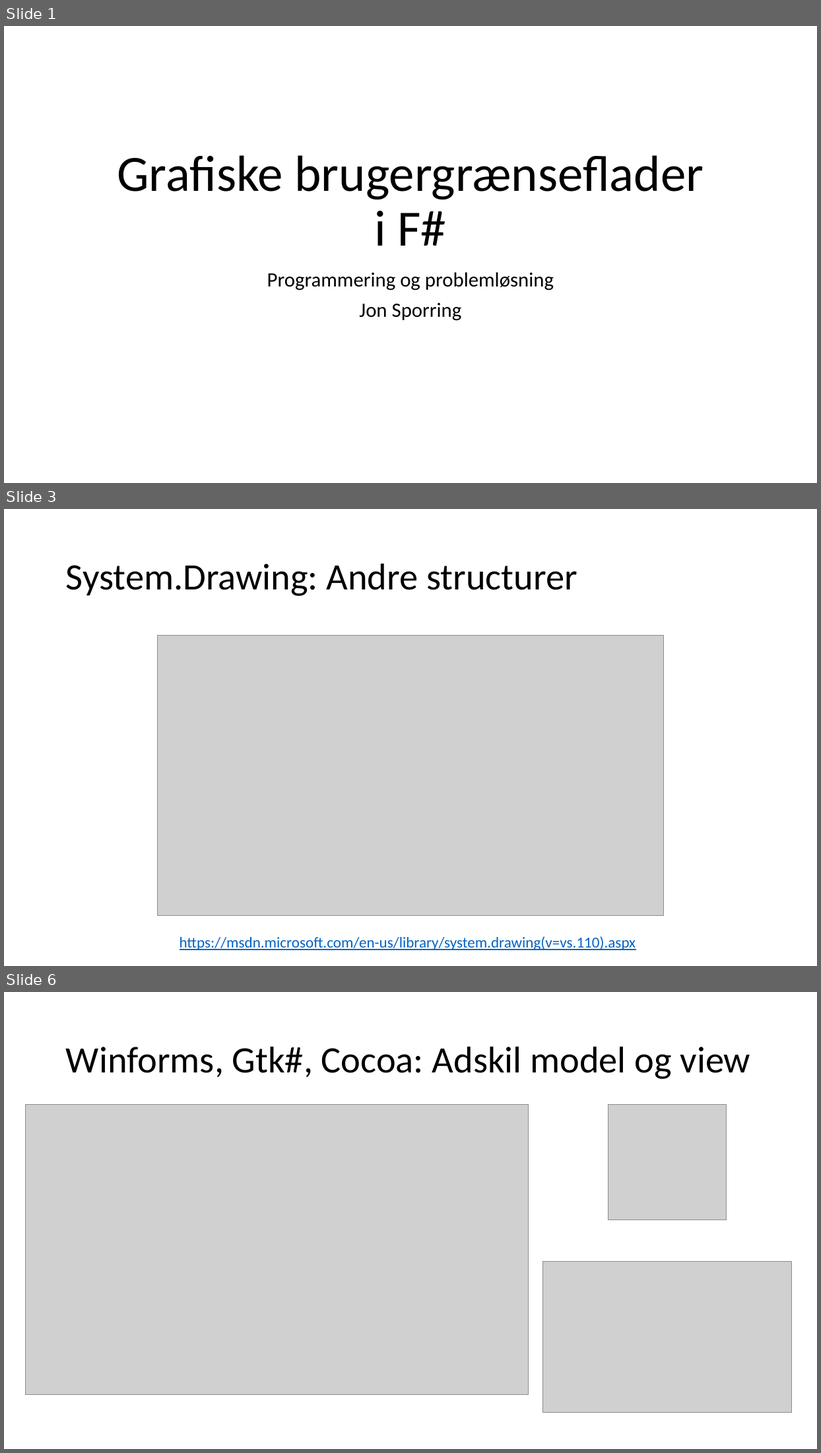
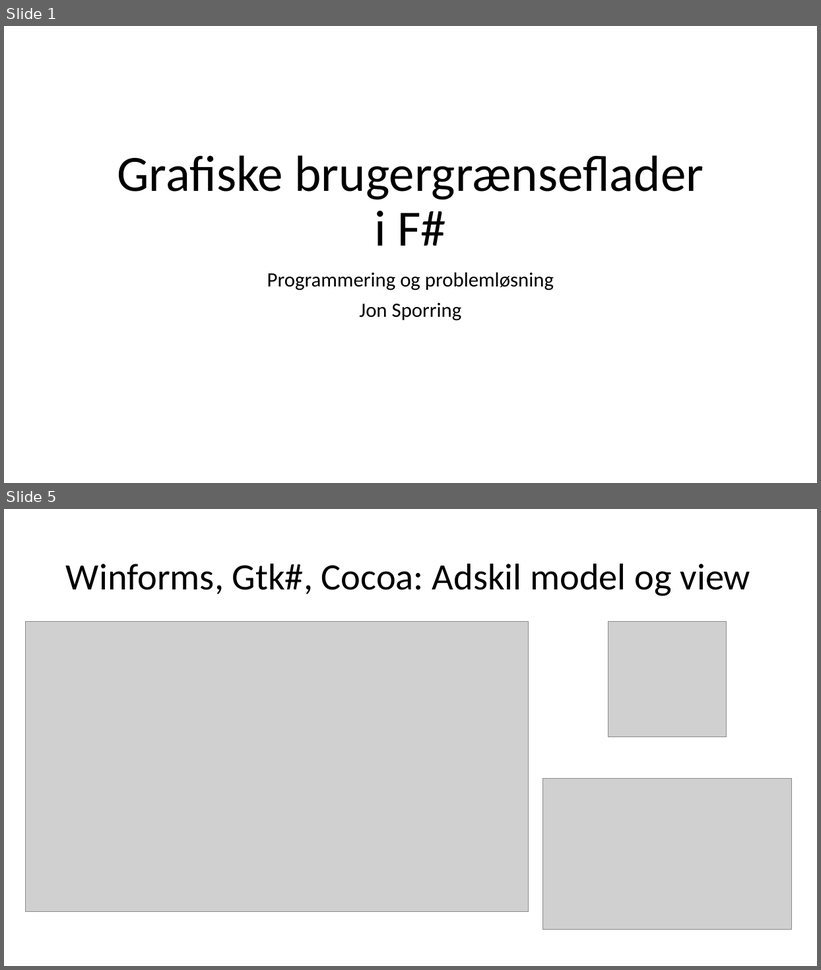
Before and after one commit to fisterloegsovs/pop22, a slide deck: lectures/17.1/17.1.pptx. Shown one above the other, each under a label of ours: slides 1, 3 and 6 before the commit, slides 1 and 5 after it; the slides between them are not shown. The pictures are 821x1453 and 821x970 pixels, drawn with LibreOffice and Linux fonts; fonts in the diff are those of the drawing; grey boxes stand for pictures. Boxes give left, top, right and bottom in pixels: in the first picture for what was removed or moved away, otherwise in the second. Text is boxed around its words. In the diff, an @@ line names an element or a change of style, - is before the commit and + after.

```diff
--- a/lectures/17.1/17.1.pptx
+++ b/lectures/17.1/17.1.pptx
@@ slide 3 removed at (x1=4, y1=509, x2=817, y2=966), background #FFFFFF @@
@@ title removed at (x1=66, y1=563, x2=578, y2=596) @@
-System.Drawing: Andre structurer
@@ picture removed at (x1=158, y1=636, x2=663, y2=916) @@
@@ text removed at (x1=180, y1=937, x2=636, y2=951) @@
-https://msdn.microsoft.com/en-us/library/system.drawing(v=vs.110).aspx
@@ what was slide 6 is now slide 5 @@
```
Also in this commit, not shown: 3 slides added, 3 other slides removed, 1 other file.
